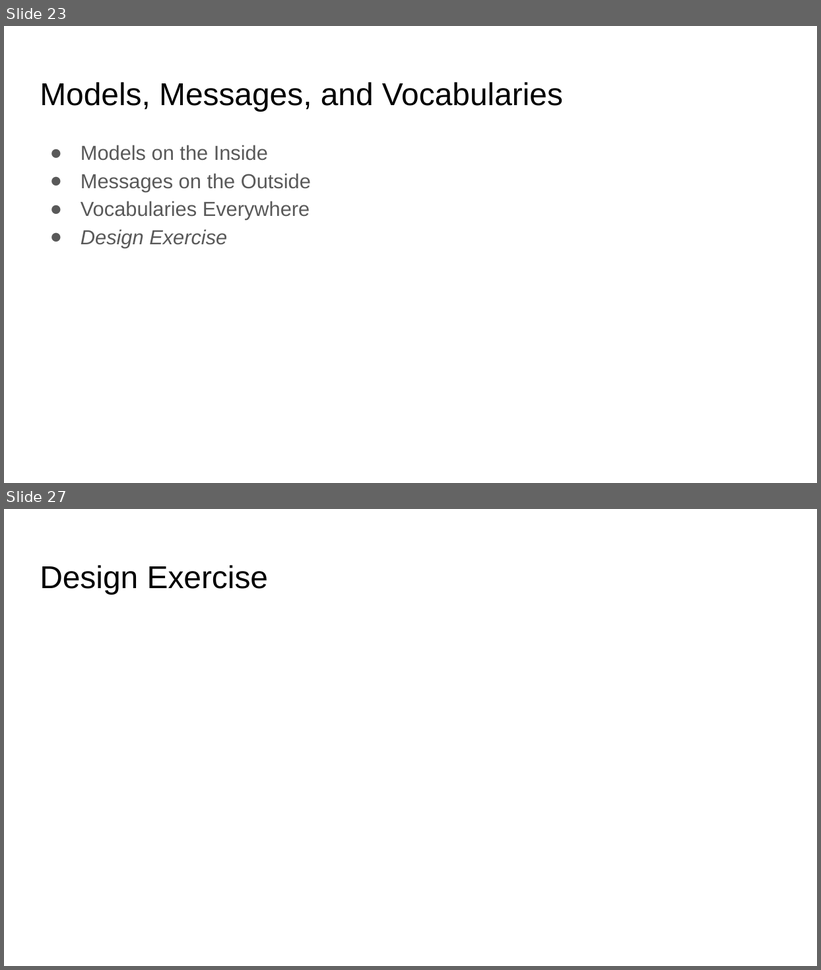
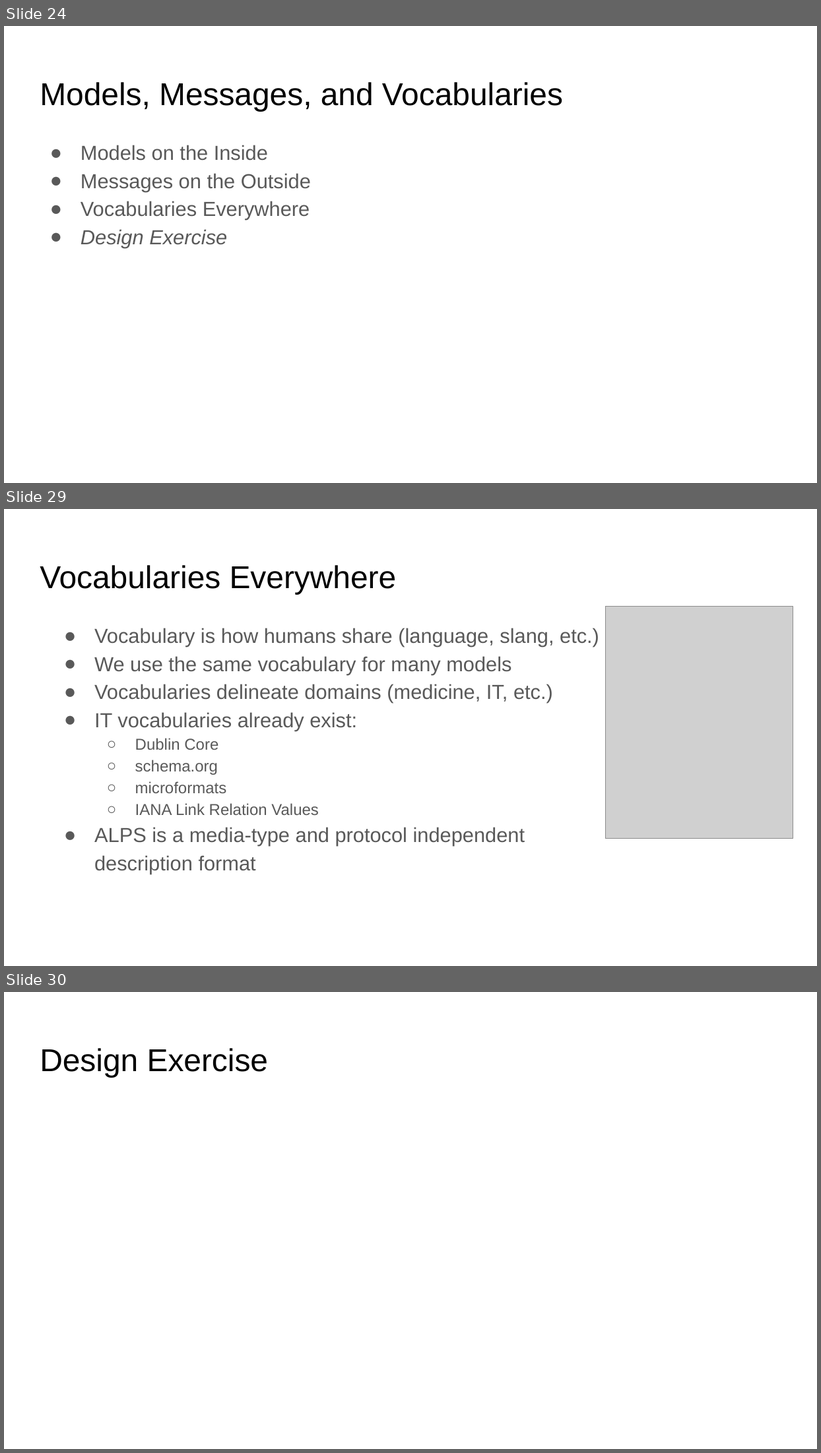
Before and after one commit to mamund/2018-02-sacon-workshop, a slide deck: slides/RESTful Microservices from the Ground Up.pptx. Shown one above the other, each under a label of ours: slides 23 and 27 before the commit, slides 24, 29 and 30 after it; the slides between them are not shown. The pictures are 821x970 and 821x1453 pixels, drawn with LibreOffice and Linux fonts; fonts in the diff are those of the drawing; grey boxes stand for pictures; background and template pictures are left out. Boxes give left, top, right and bottom in pixels: in the first picture for what was removed or moved away, otherwise in the second. Text is boxed around its words. In the diff, an @@ line names an element or a change of style, - is before the commit and + after.

Commit message:
update slides

```diff
--- a/slides/RESTful Microservices from the Ground Up.pptx
+++ b/slides/RESTful Microservices from the Ground Up.pptx
@@ slide 29 added at bbox=[4, 509, 817, 966], background #FFFFFF @@
@@ title added at bbox=[40, 565, 397, 594], 28 pt, text #000000 @@
+Vocabularies Everywhere
@@ picture added at bbox=[606, 607, 793, 839] @@
@@ text added at bbox=[94, 628, 599, 875], 18 pt, text #595959 @@
+● Vocabulary is how humans share (language, slang, etc.)
+● We use the same vocabulary for many models
+● Vocabularies delineate domains (medicine, IT, etc.)
+● IT vocabularies already exist:
+  ○ Dublin Core
+  ○ schema.org
+  ○ microformats
+  ○ IANA Link Relation Values
+● ALPS is a media-type and protocol independent
+  description format
@@ what was slide 23 is now slide 24 @@
@@ what was slide 27 is now slide 30 @@
```
Also in this commit, not shown: 2 slides changed, 3 other slides added, 1 slide removed, 1 other file.
